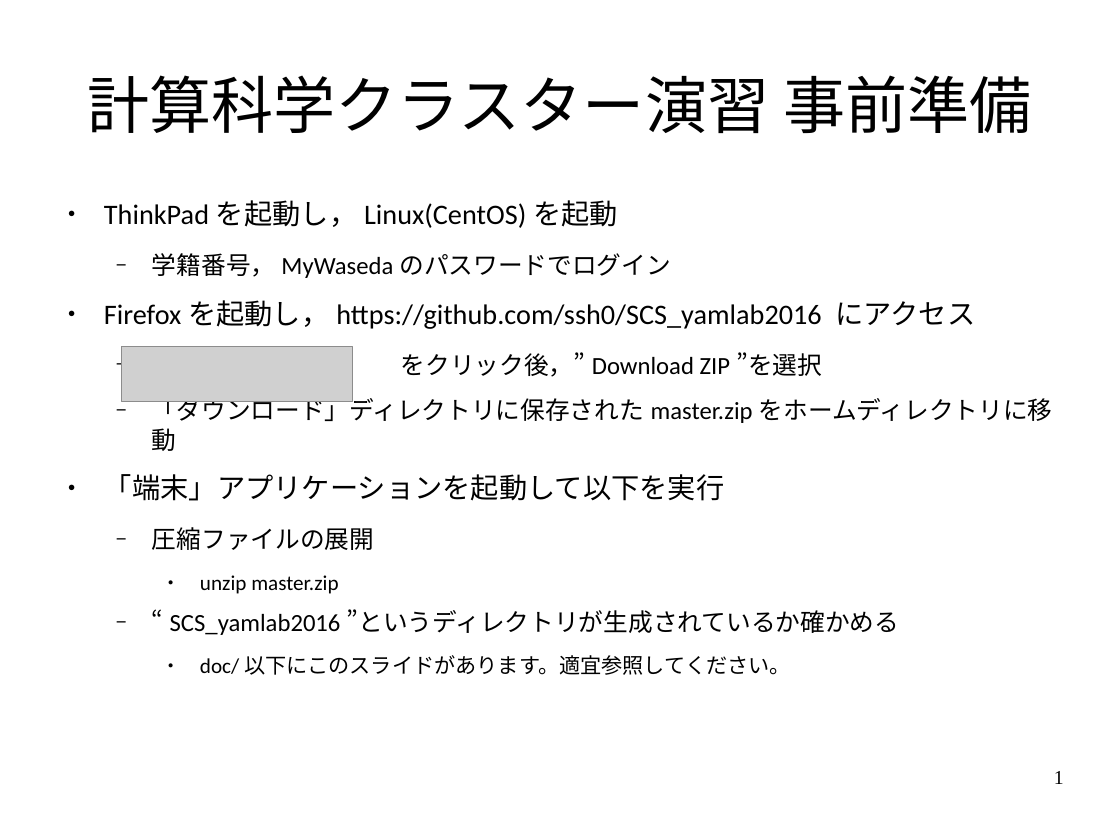
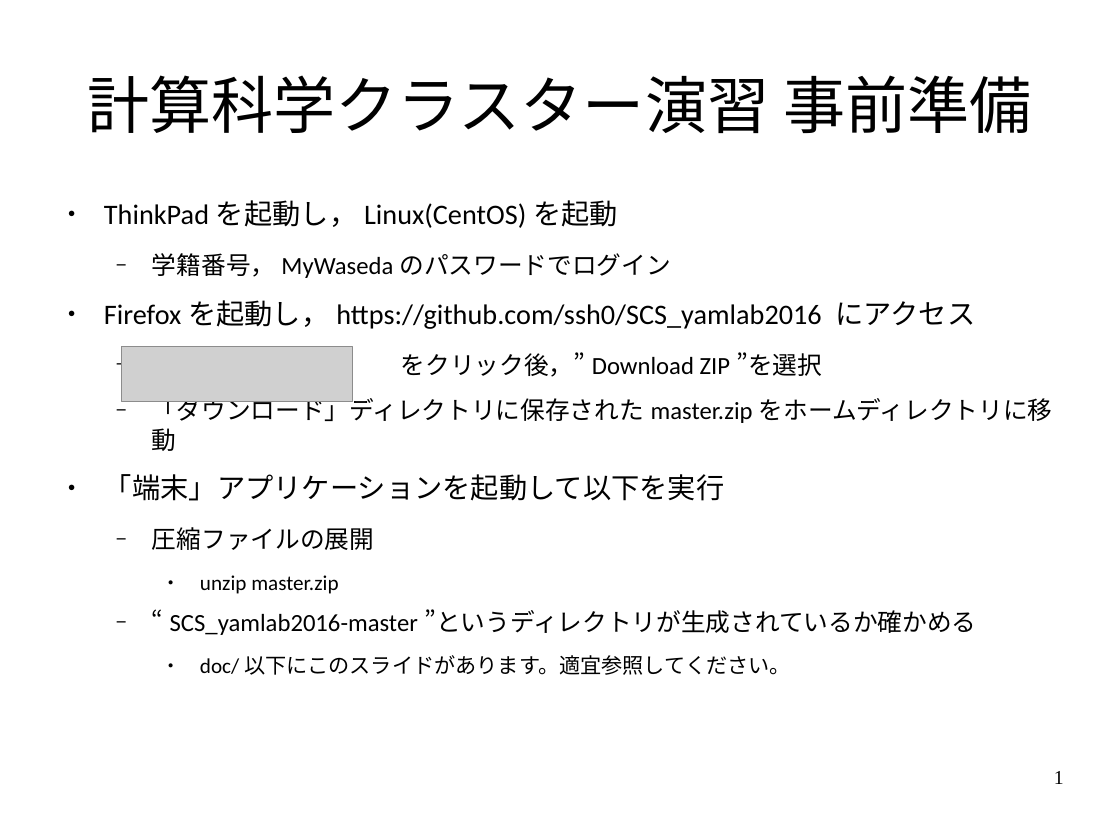
Before and after one commit to ssh0/SCS_yamlab2016, a slide deck: slide 1 of doc/slide.odp. Drawn at 1120x840 pixels with LibreOffice and Linux fonts; fonts in the diff are those of the drawing; grey boxes stand for pictures. Boxes give left, top, right and bottom in pixels: in the first picture for what was removed or moved away, otherwise in the second. Text is boxed around its words. In the diff, an @@ line names an element or a change of style, - is before the commit and + after.

```diff
--- a/doc/slide.odp
+++ b/doc/slide.odp
@@ text at (x1=170, y1=609, x2=976, y2=635): text changed @@
-  − “SCS_yamlab2016”というディレクトリが生成されているか確かめる
+  − “SCS_yamlab2016-master”というディレクトリが生成されているか確かめる
```
Also in this commit, not shown: 1 other file.
